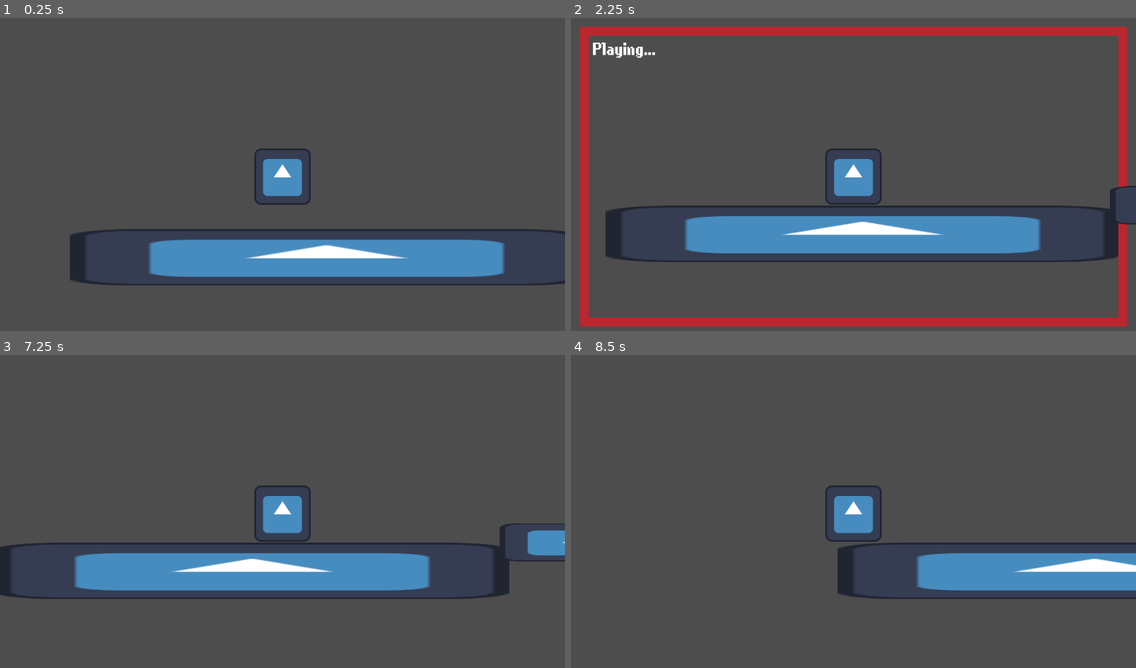
Above: before the commit, frames 1-4 (two rows, left to right).
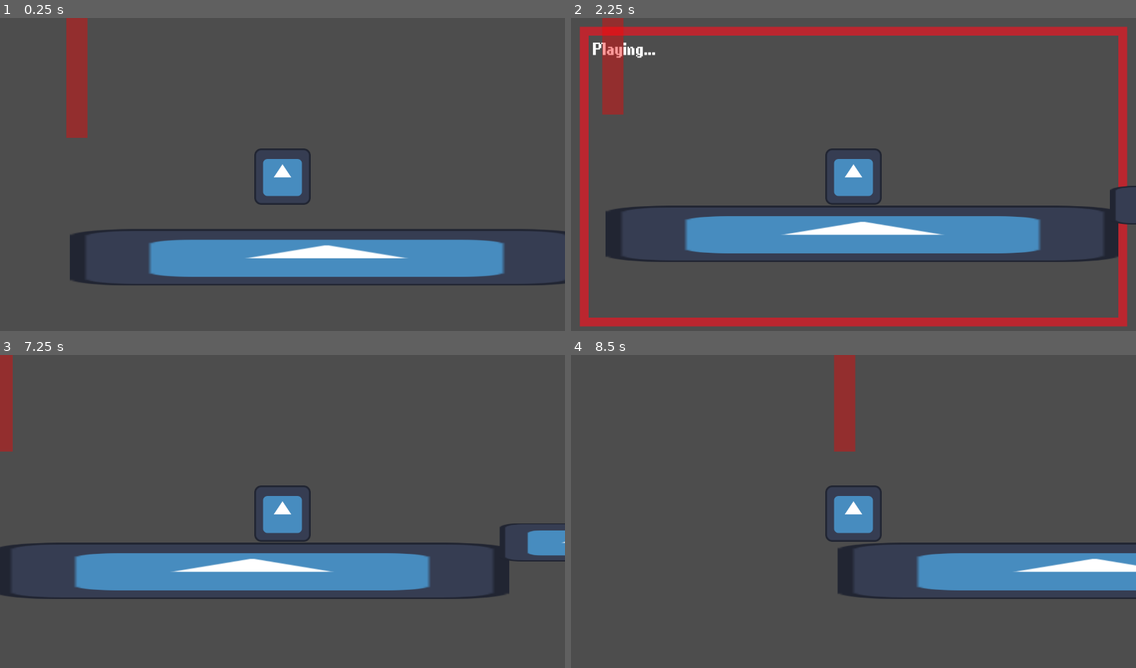
Above: after the commit, the same moments.

Repository: lucassillitoe/Steel_Jam_4_repo
Game: Godot game, scene res://Scenes/world.tscn
The game is run twice, just before and just after one commit, with the same random seed, the same clock (stepped at 60 frames per second) and the same inputs. The engine's default icon, where the game draws it, is replaced by a stand-in: a white triangle on a blue panel in a dark square.
Inputs:
- Up to frame 1 (0.25 s): no input
- Up to frame 2 (2.25 s): tap Enter (Enter playback) at 0.5, 2 s; hold D (Right) 0.53-2.03 s; tap W (Jump) at 0.77, 1.52 s; tap Space at 1.25 s; hold A (Left) from 2.03 s (still down)
- Up to frame 3 (7.25 s): release A (Left) at 2.78 s; hold D (Right) 2.78-4.28 s; tap W (Jump) at 3.02, 3.77, 4.52, 6.02, 6.77 s; tap Space at 4.25 s; hold A (Left) 4.28-5.03 s; tap Enter (Enter playback) at 5 s; hold D (Right) 5.03-5.78 s; hold A (Left) from 5.78 s (still down)
- Up to frame 4 (8.5 s): release A (Left) at 7.28 s; hold D (Right) from 7.28 s (still down); tap W (Jump) at 7.52 s

The runs differ from the first frame. In frame 1, 1.4% of the frame differs, in the area x 11-16%, y 0-39%; in frame 2, 1.2%; in frame 3, 0.7%; in frame 4, 1.2%.

Commit message:
Changed playerinputbasic so n error

Diff:
--- /dev/null
+++ b/steel-jam-4/Scenes/Scorer.tscn
@@ -0,0 +1,10 @@
+[gd_scene format=3 uid="uid://depcrptedr4e8"]
+
+[node name="Scorer" type="Node2D" unique_id=1553671718]
+
+[node name="ColorRect" type="ColorRect" parent="." unique_id=920667146]
+offset_left = -24.0
+offset_top = -384.0
+offset_right = 24.0
+offset_bottom = 384.0
+color = Color(1, 0, 0, 0.39607844)
--- a/steel-jam-4/Scenes/world.tscn
+++ b/steel-jam-4/Scenes/world.tscn
@@ -6,6 +6,7 @@
 [ext_resource type="Texture2D" uid="uid://bstjl6eg77tw5" path="res://Assets/Icons/icon.svg" id="4_uo7di"]
 [ext_resource type="PackedScene" uid="uid://8n0qk2i80rta" path="res://Scenes/Player.tscn" id="5_kn06e"]
 [ext_resource type="Script" uid="uid://d0dc3jpk27em8" path="res://Scripts/ArrayInputGathering.gd" id="6_7yo87"]
+[ext_resource type="PackedScene" uid="uid://depcrptedr4e8" path="res://Scenes/Scorer.tscn" id="7_y7y61"]
 
 [sub_resource type="RectangleShape2D" id="RectangleShape2D_t07qy"]
 size = Vector2(1167, 129)
@@ -31,3 +32,5 @@
 
 [node name="Player input" type="Node" parent="." unique_id=1558028905]
 script = ExtResource("6_7yo87")
+
+[node name="Scorer" parent="." unique_id=1553671718 instance=ExtResource("7_y7y61")]
--- a/steel-jam-4/Scripts/ArrayInputGathering.gd
+++ b/steel-jam-4/Scripts/ArrayInputGathering.gd
@@ -45,10 +45,10 @@
 
 	#When playing back inputs
 	if currentState == state.PLAYING_BACK and not inputContainer.is_empty():
-		print("Playing back", playbackIndex, "/", len(inputContainer))
+		print("Playing back ", playbackIndex, "/", len(inputContainer))
 
 
-			#Executes the input
+		#Executes the input
 		var inputsThisTick = inputContainer[playbackIndex]
 
 		if inputs.JUMP in inputsThisTick:
@@ -63,18 +63,18 @@
 		player.MoveHorizontal(horizontalInputSum, delta)
 
 
-			#Skips ahead if stationary to avoid waiting
+		#Skips ahead if stationary to avoid waiting
 		if player.playerVelocity == Vector2(0, 0):
 			while inputContainer[playbackIndex] == [] and playbackIndex < len(inputContainer) - 1:
 				playbackIndex += 1
 
 
-			#When it reaches the end of the current sequence
+		#When it reaches the end of the current sequence
 		if playbackIndex >= len(inputContainer) - 1:
 			currentState = state.INPUTTING
 			inputContainer.clear()
 
-				#Stops the player from moving
+			#Stops the player from moving
 			player.MoveHorizontal(0, delta)
 
 
--- a/steel-jam-4/Scripts/PlayerInputBasic.gd
+++ b/steel-jam-4/Scripts/PlayerInputBasic.gd
@@ -1,4 +1,8 @@
 extends Node
+
+#Here to prevent errors
+enum state {INPUTTING, PLAYING_BACK}
+@onready var currentState := state.INPUTTING
 
 #Reference to the player
 @onready var player =  $"../Player"
--- /dev/null
+++ b/steel-jam-4/Scripts/Scorer.gd
@@ -0,0 +1,15 @@
+extends Node
+
+@onready var player =  $Player
+@onready var score = 0
+
+
+# Called when the node enters the scene tree for the first time.
+func _ready() -> void:
+	pass # Replace with function body.
+
+
+# Called every frame. 'delta' is the elapsed time since the previous frame.
+func _process(delta: float) -> void:
+	var playerPosition = player.transform.position
+	print(playerPosition)
Not shown, added: steel-jam-4/Scripts/Scorer.gd.uid
